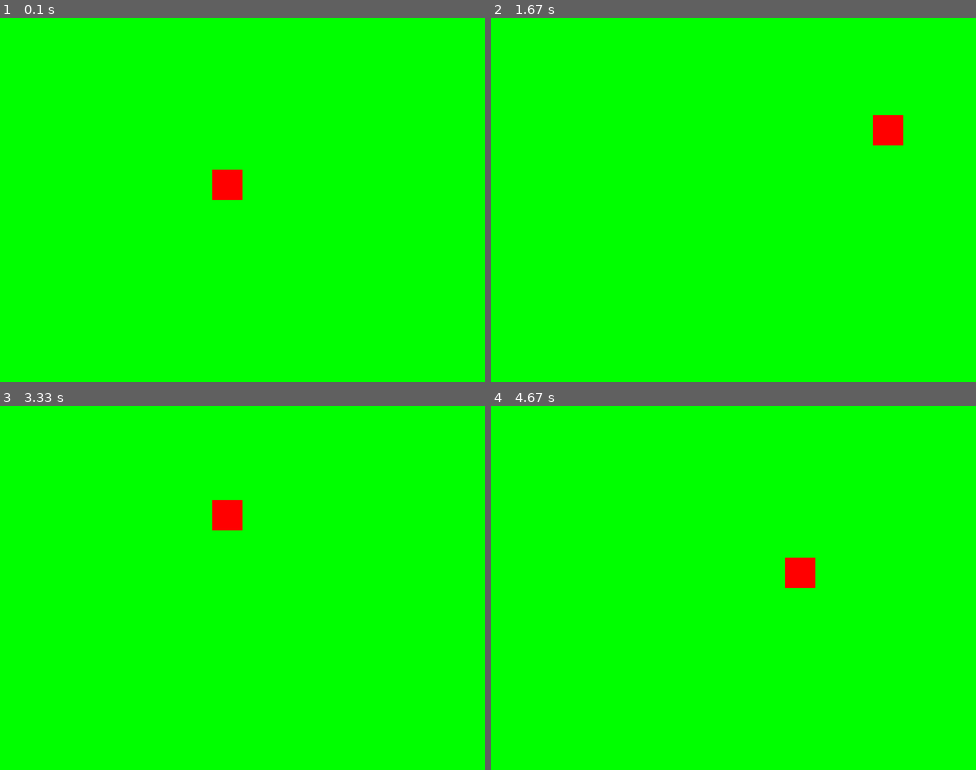
Above: before the commit, frames 1-4 (two rows, left to right).
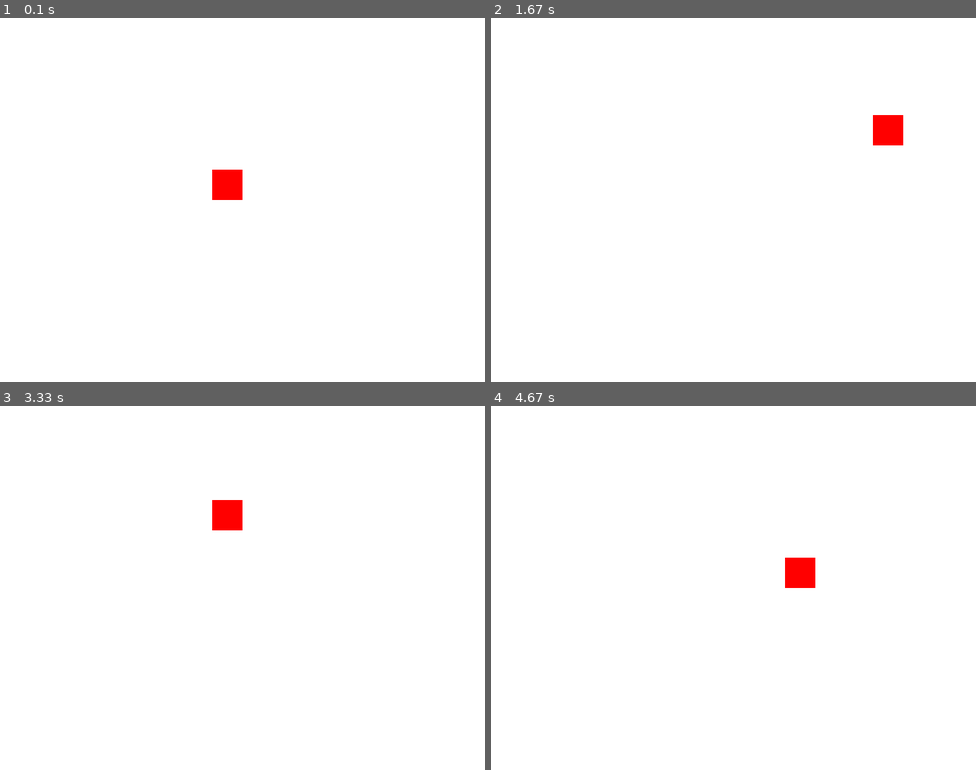
Above: after the commit, the same moments.

Repository: LazebDev/pygame-template
Game: pygame game, started from main.py
The game is run twice, just before and just after one commit, with the same random seed, the same clock (stepped at 60 frames per second) and the same inputs.
Inputs:
- Up to frame 1 (0.1 s): no input
- Up to frame 2 (1.67 s): hold D 0.33-0.8 s; hold W 0.83-1.13 s; hold D 1.17-1.63 s
- Up to frame 3 (3.33 s): hold A 1.67-2.2 s; hold S 2.23-2.53 s; hold A 2.57-2.97 s; hold W from 3 s (still down)
- Up to frame 4 (4.67 s): release W at 3.37 s; hold D 3.4-4.03 s; hold S 4.07-4.43 s; hold A from 4.47 s (still down)

The runs differ from the first frame. In frame 1, 99% of the frame differs, in the area x 0-100%, y 0-100%; in frame 2, 99%; in frame 3, 99%; in frame 4, 99%.

Commit message:
Update main.py

Diff:
--- a/main.py
+++ b/main.py
@@ -11,7 +11,7 @@
         run = True
         p1 = Player(350, 250)
         while run:
-            screen.fill((0, 255, 0))
+            screen.fill((255, 255, 255))
             for event in pygame.event.get():
                 if event.type == pygame.QUIT:
                     run = False
@@ -20,4 +20,5 @@
             clock.tick(60)
             pygame.display.flip()
         pygame.quit()
+
 Game().main()
